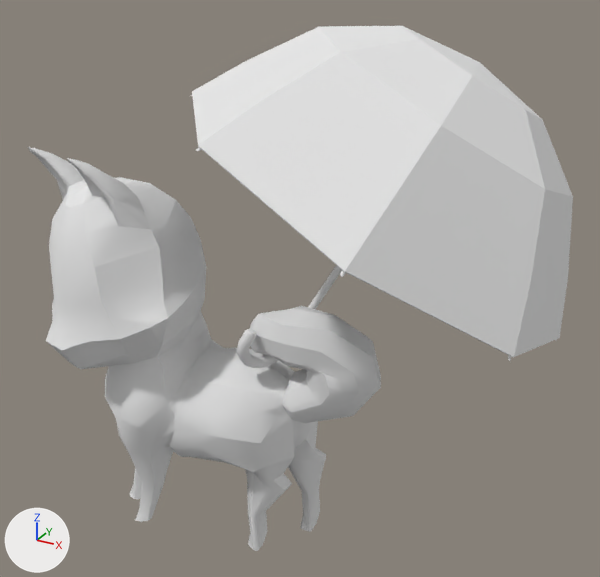
The OBJ model ChiBaApp/app/src/main/assets/models/umbrella/umbrella_Frame35.obj, before and after one commit.
The view is the same before and after, from a 50 mm camera at (8.41, -11.61, 11.64) aimed at (1.42, 1.1, 5.29). Arrows for +X, +Y and +Z are at lower left; the lights stay in place. Where no turn or scale is listed for an object, it has been applied to the vertices.

In view in the first picture: 'umbrella_Frame35'.
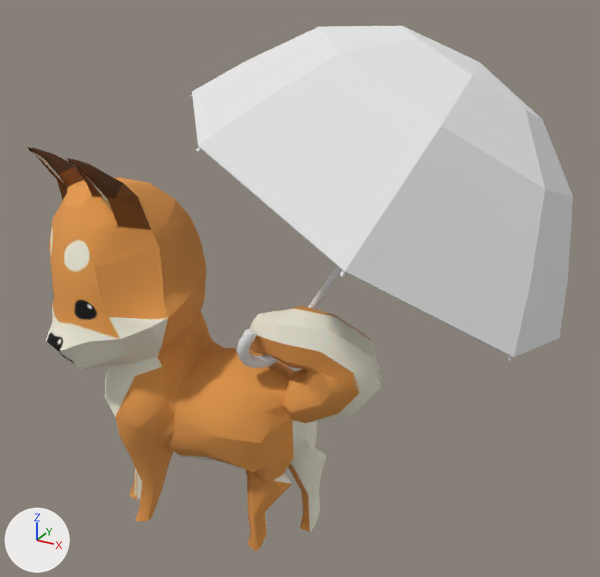
Boxes (x1, y1, x2, y2) around the edits, measured in the pictures (600 x 577 px):
'umbrella_Frame35', surface changed (grey to orange)
    both: (28, 147, 373, 551)

Edits to the bpy script that builds the scene:
```text
Add img_chiba_jpg:
    img_chiba_jpg = load_image('chiba.jpg', 'chiba.jpg', 2048, 2048, 'sRGB')
Change mat_newrigging_lambert2sg:
    remove mat_newrigging_lambert2sg.base_color = (0.8, 0.8, 0.8)  # white #e7e7e7
    add mat_newrigging_lambert2sg.texture = img_chiba_jpg
```
